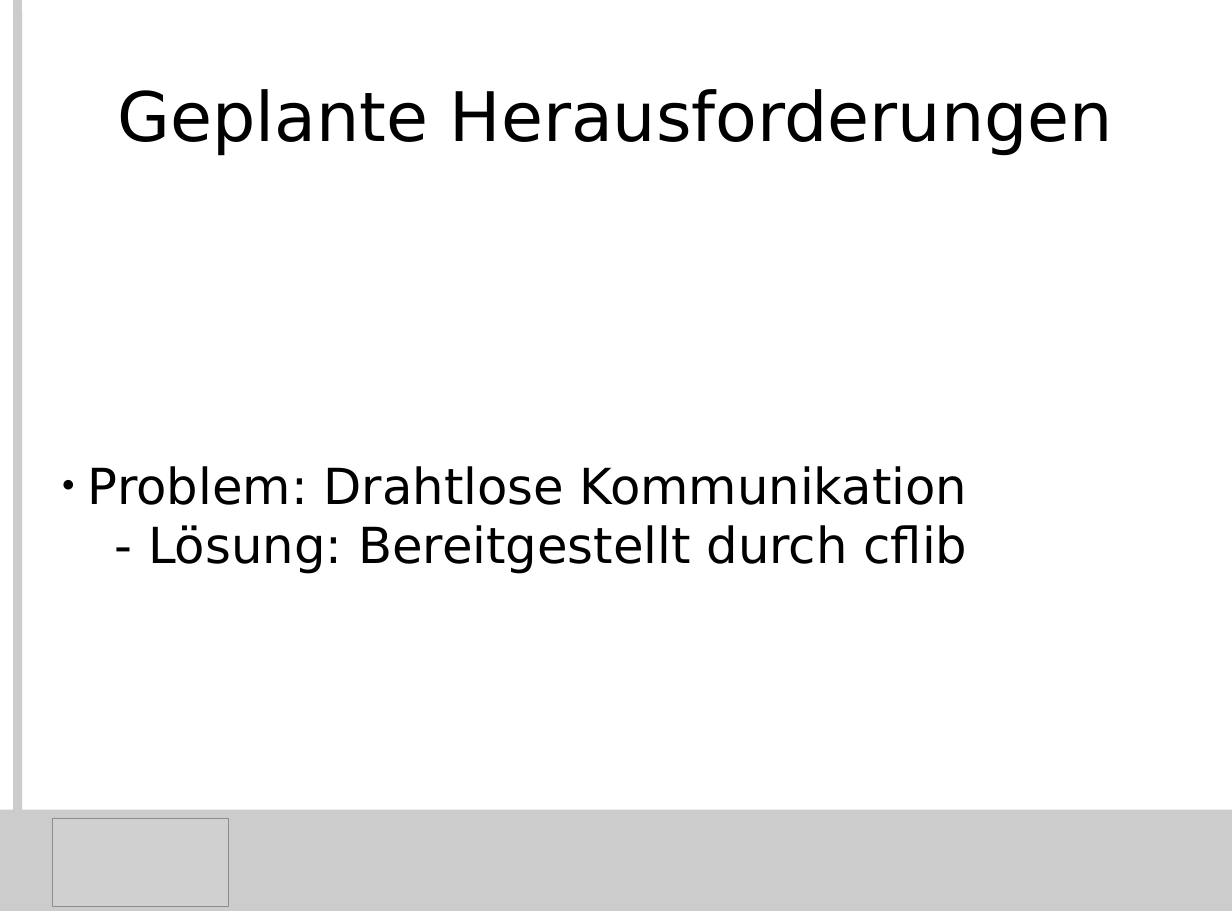
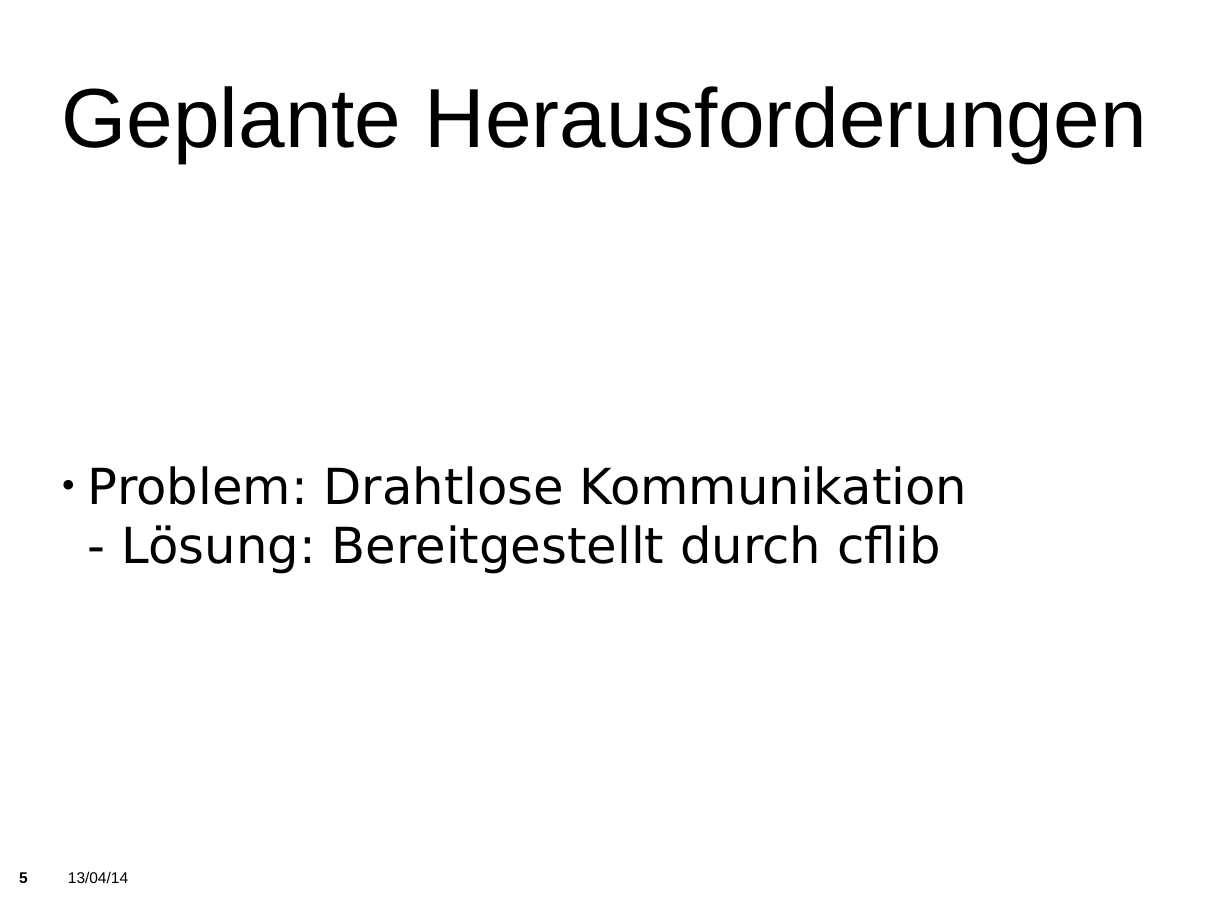
Before and after one commit to KITrokopter/Presentation, a slide deck: slide 5 of PresentationInTotal v0.1.odp. Drawn at 1232x924 pixels with LibreOffice and Linux fonts; fonts in the diff are those of the drawing; grey boxes stand for pictures; background and template pictures are left out. Boxes give left, top, right and bottom in pixels: in the first picture for what was removed or moved away, otherwise in the second. Text is boxed around its words. In the diff, an @@ line names an element or a change of style, - is before the commit and + after.

```diff
--- a/PresentationInTotal v0.1.odp
+++ b/PresentationInTotal v0.1.odp
@@ line removed from (18, 0) to (18, 898) @@
@@ title "Geplante Herausforderungen" at <box>62,86,1147,163</box>: size 44 to 54 pt, font DejaVu Sans to Arial; alignment centre to left @@
@@ subtitle at <box>122,525,941,574</box>: list level 2 to 1 in "- Lösung: Bereitgestellt durch cflib" @@
@@ rectangle removed at <box>0,809,1232,911</box> @@
@@ picture removed at <box>53,818,228,907</box> @@
@@ page number added at <box>19,872,28,883</box>, 10 pt, text #000000, bold @@
+5
@@ text added at <box>68,871,128,883</box>, 10 pt, text #000000 @@
+13/04/14
```
Also in this commit, not shown: 43 other slides changed, 3 slides added, 3 slides removed, 1 other file.
